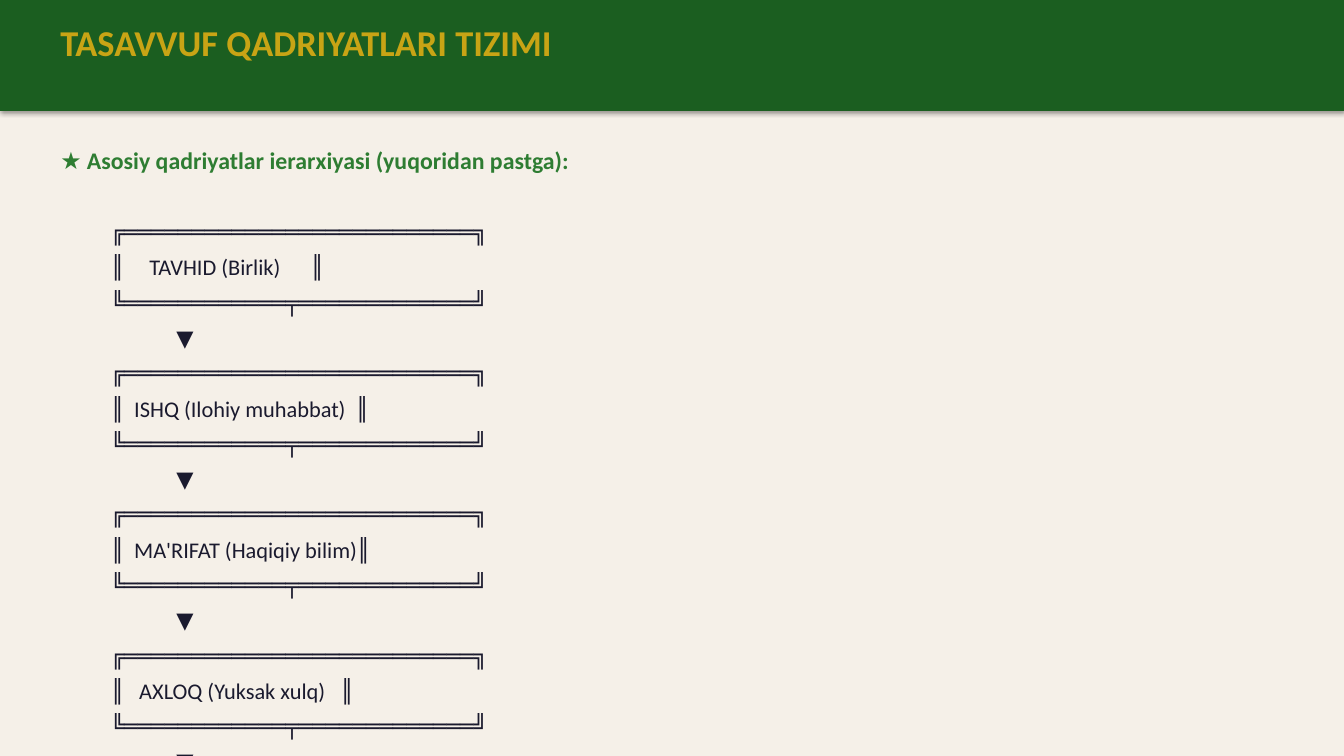
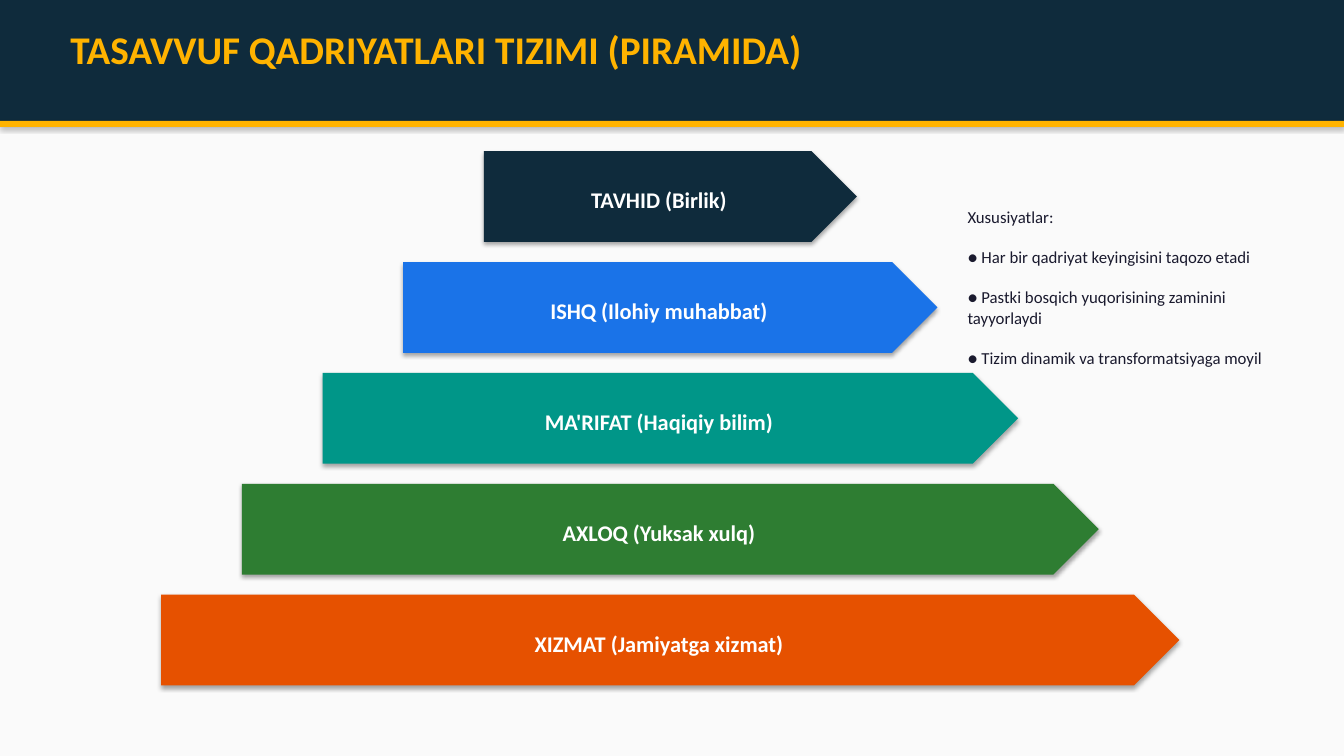
Before and after one commit to chinpolatovumidjon88-lab/BADIRYAR, a slide deck: slide 6 of Tasavvuf_Qadriyatlar_Taqdimot.pptx. Drawn at 1344x756 pixels with LibreOffice and Linux fonts; fonts in the diff are those of the drawing. Boxes give left, top, right and bottom in pixels: in the first picture for what was removed or moved away, otherwise in the second. Text is boxed around its words. In the diff, an @@ line names an element or a change of style, - is before the commit and + after.

Commit message:
Tasavvuf taqdimoti v2: grafiklar, sxemalar, diagrammalar bilan

```diff
--- a/Tasavvuf_Qadriyatlar_Taqdimot.pptx
+++ b/Tasavvuf_Qadriyatlar_Taqdimot.pptx
@@ background #F5F0E8 to #FAFAFA @@
@@ rectangle: place and size @@
-rectangle at box(0, 0, 1344, 111)
+rectangle at box(0, 0, 1344, 121)
@@ rectangle at box(0, 0, 1344, 121): fill #1B5E20 to #0F2B3C @@
@@ text at box(70, 35, 801, 70): text changed; size 26 to 28 pt; text colour #C8A415 to #FFB300 @@
-TASAVVUF QADRIYATLARI TIZIMI
+TASAVVUF QADRIYATLARI TIZIMI (PIRAMIDA)
@@ rectangle added at box(0, 121, 1344, 127), fill #FFB300 @@
@@ text removed at box(87, 151, 569, 703) @@
-★ Asosiy qadriyatlar ierarxiyasi (yuqoridan pastga):
-╔══════════════════════════╗
-║ TAVHID (Birlik) ║
-╚════════════╤═════════════╝
-▼
-╔══════════════════════════╗
-║ ISHQ (Ilohiy muhabbat) ║
-╚════════════╤═════════════╝
-▼
-╔══════════════════════════╗
-║ MA'RIFAT (Haqiqiy bilim)║
-╚════════════╤═════════════╝
-▼
-╔══════════════════════════╗
-║ AXLOQ (Yuksak xulq) ║
-╚════════════╤═════════════╝
-▼
-╔══════════════════════════╗
-║ XIZMAT (Jamiyatga xizmat)║
-╚══════════════════════════╝
@@ pentagon arrow added at box(484, 151, 857, 242), fill #0F2B3C, 16 pt, text #FFFFFF, bold @@
+TAVHID (Birlik)
@@ text added at box(968, 211, 1261, 367), 12 pt, text #1A1A2E @@
+Xususiyatlar:
+● Har bir qadriyat keyingisini taqozo etadi
+● Pastki bosqich yuqorisining zaminini tayyorlaydi
+● Tizim dinamik va transformatsiyaga moyil
@@ pentagon arrow added at box(403, 262, 938, 353), fill #1A73E8, 16 pt, text #FFFFFF, bold @@
+ISHQ (Ilohiy muhabbat)
@@ pentagon arrow added at box(323, 373, 1018, 464), fill #009688, 16 pt, text #FFFFFF, bold @@
+MA'RIFAT (Haqiqiy bilim)
@@ pentagon arrow added at box(242, 484, 1099, 575), fill #2E7D32, 16 pt, text #FFFFFF, bold @@
+AXLOQ (Yuksak xulq)
@@ pentagon arrow added at box(161, 595, 1180, 686), fill #E65100, 16 pt, text #FFFFFF, bold @@
+XIZMAT (Jamiyatga xizmat)
```
Also in this commit, not shown: 13 other slides changed, 1 slide added, 1 slide removed.
